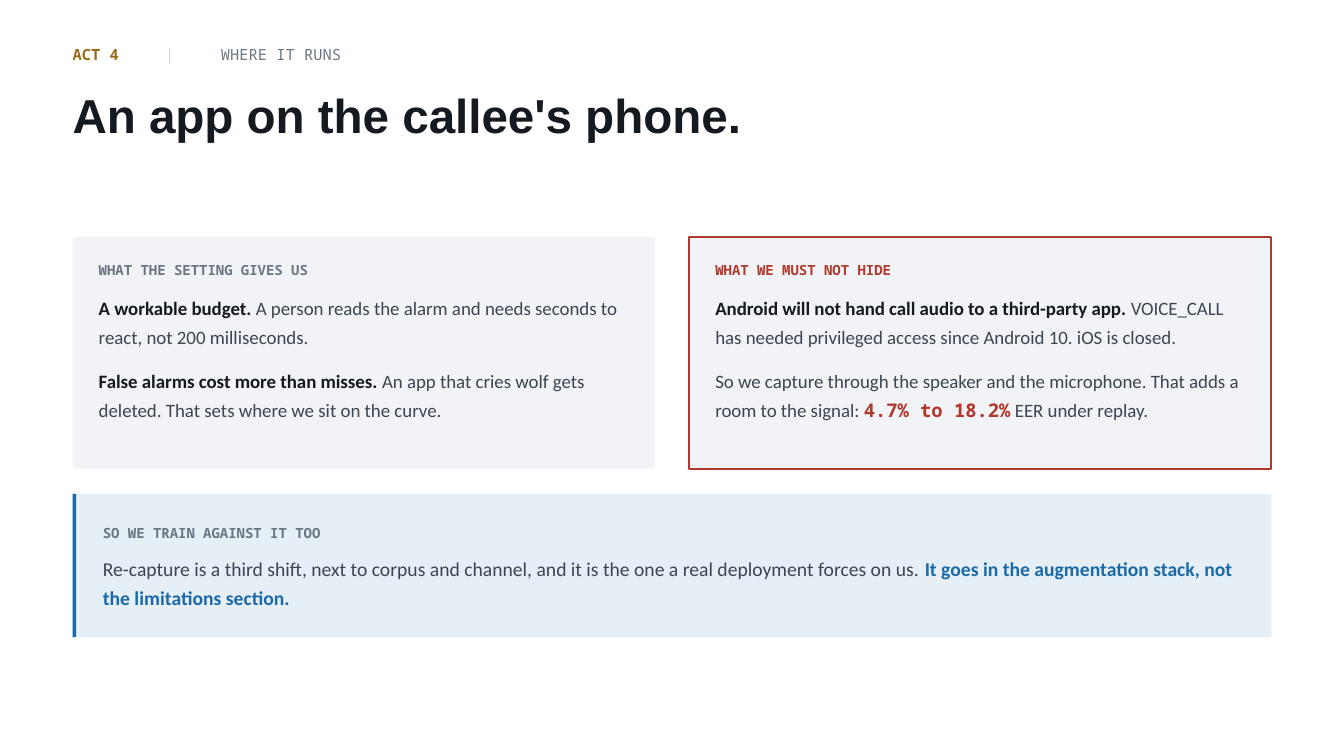
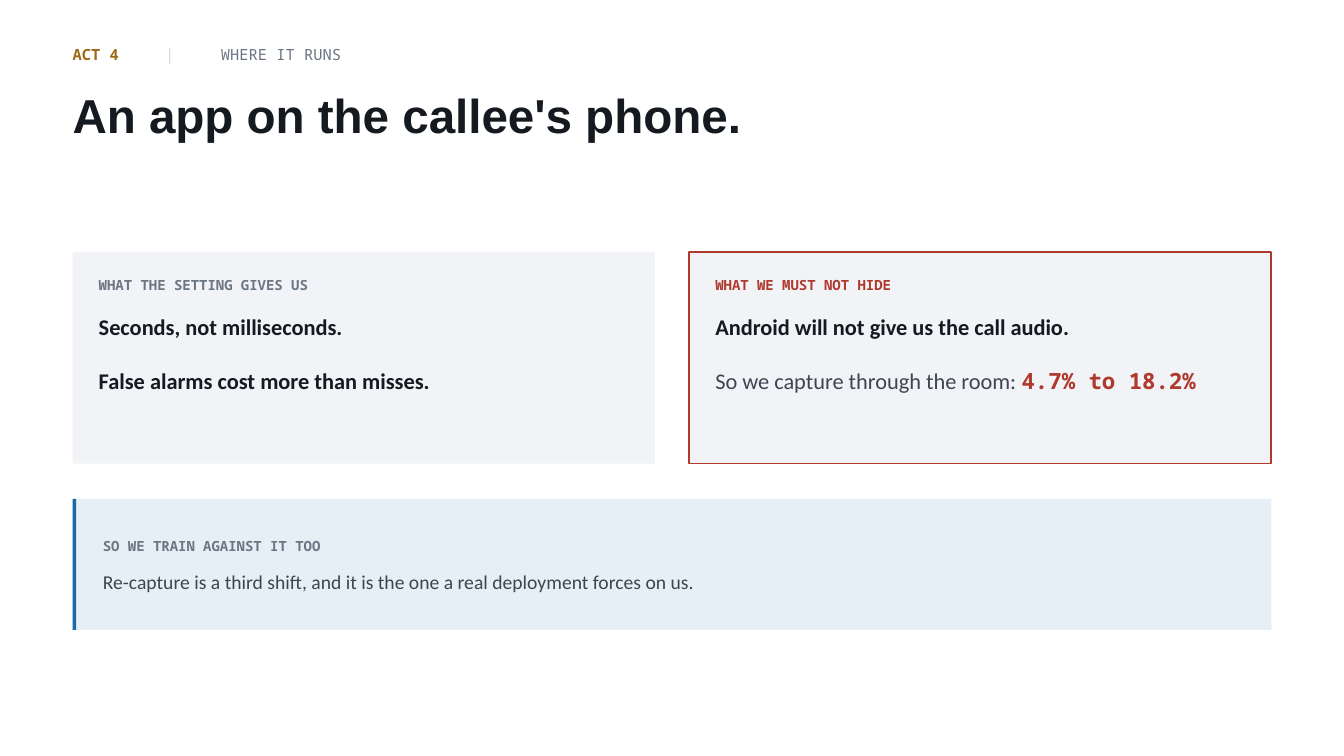
Before and after one commit to mertBiricik/vishing, a slide deck: slide 9 of slides/proposal.pptx. Drawn at 1344x756 pixels with LibreOffice and Linux fonts; fonts in the diff are those of the drawing. Boxes give left, top, right and bottom in pixels: in the first picture for what was removed or moved away, otherwise in the second. Text is boxed around its words. In the diff, an @@ line names an element or a change of style, - is before the commit and + after.

```diff
--- a/slides/proposal.pptx
+++ b/slides/proposal.pptx
@@ rectangle: place and size @@
-rectangle at <box>73,237,655,469</box>
+rectangle at <box>73,252,655,464</box>
@@ rectangle: place and size @@
-rectangle at <box>690,237,1272,469</box>
+rectangle at <box>690,252,1272,464</box>
@@ text "WHAT THE SETTING GIVES US": place and size @@
-text "WHAT THE SETTING GIVES US" at <box>99,265,617,417</box>
+text "WHAT THE SETTING GIVES US" at <box>99,280,430,389</box>
@@ text "WHAT WE MUST NOT HIDE": place and size @@
-text "WHAT WE MUST NOT HIDE" at <box>715,265,1239,420</box>
+text "WHAT WE MUST NOT HIDE" at <box>715,280,1196,393</box>
@@ text at <box>99,319,430,389</box>: text changed; size 13.5 to 16 pt; text colour #3C4551 to #151A21; bold on @@
-A workable budget. A person reads the alarm and needs seconds to react, not 200 milliseconds.
-False alarms cost more than misses. An app that cries wolf gets deleted. That sets where we sit on the curve.
+Seconds, not milliseconds.
+False alarms cost more than misses.
@@ text at <box>715,319,1196,393</box>: text changed; size 13.5 to 16 pt; text colour #3C4551 to #151A21; bold on @@
-Android will not hand call audio to a third-party app. VOICE_CALL has needed privileged access since Android 10. iOS is closed.
-So we capture through the speaker and the microphone. That adds a room to the signal: 4.7% to 18.2% EER under replay.
+Android will not give us the call audio.
+So we capture through the room: 4.7% to 18.2%
@@ rectangle: place and size @@
-rectangle at <box>73,494,1271,637</box>
+rectangle at <box>73,499,1271,630</box>
@@ rectangle: place and size @@
-rectangle at <box>73,494,77,637</box>
+rectangle at <box>73,499,77,630</box>
@@ text at <box>103,575,694,592</box>: text changed @@
-Re-capture is a third shift, next to corpus and channel, and it is the one a real deployment forces on us. It goes in the augmentation stack, not the limitations section.
+Re-capture is a third shift, and it is the one a real deployment forces on us.
```
Also in this commit, not shown: 11 other slides changed, 1 slide added, 2 other files.
